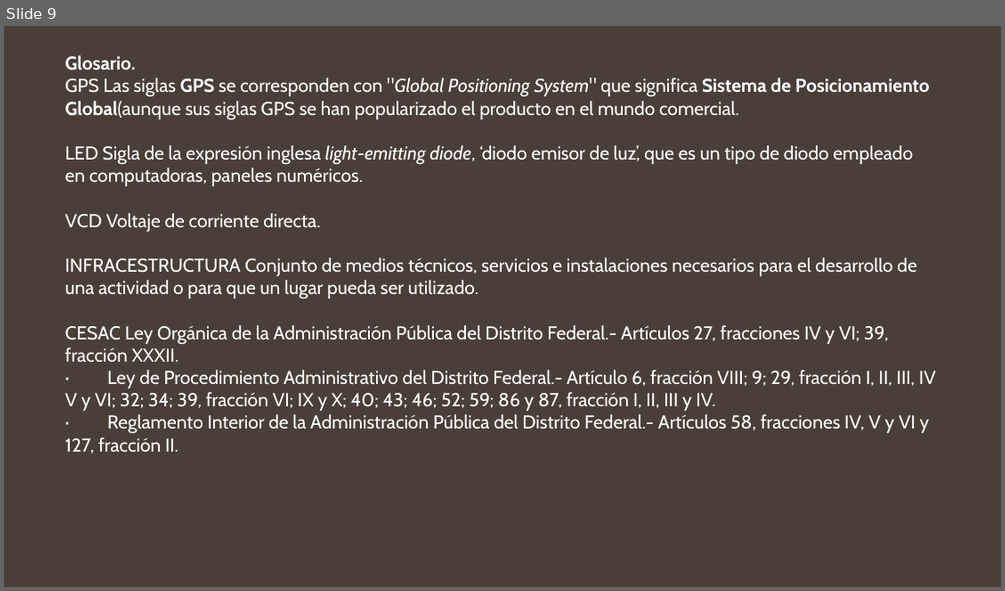
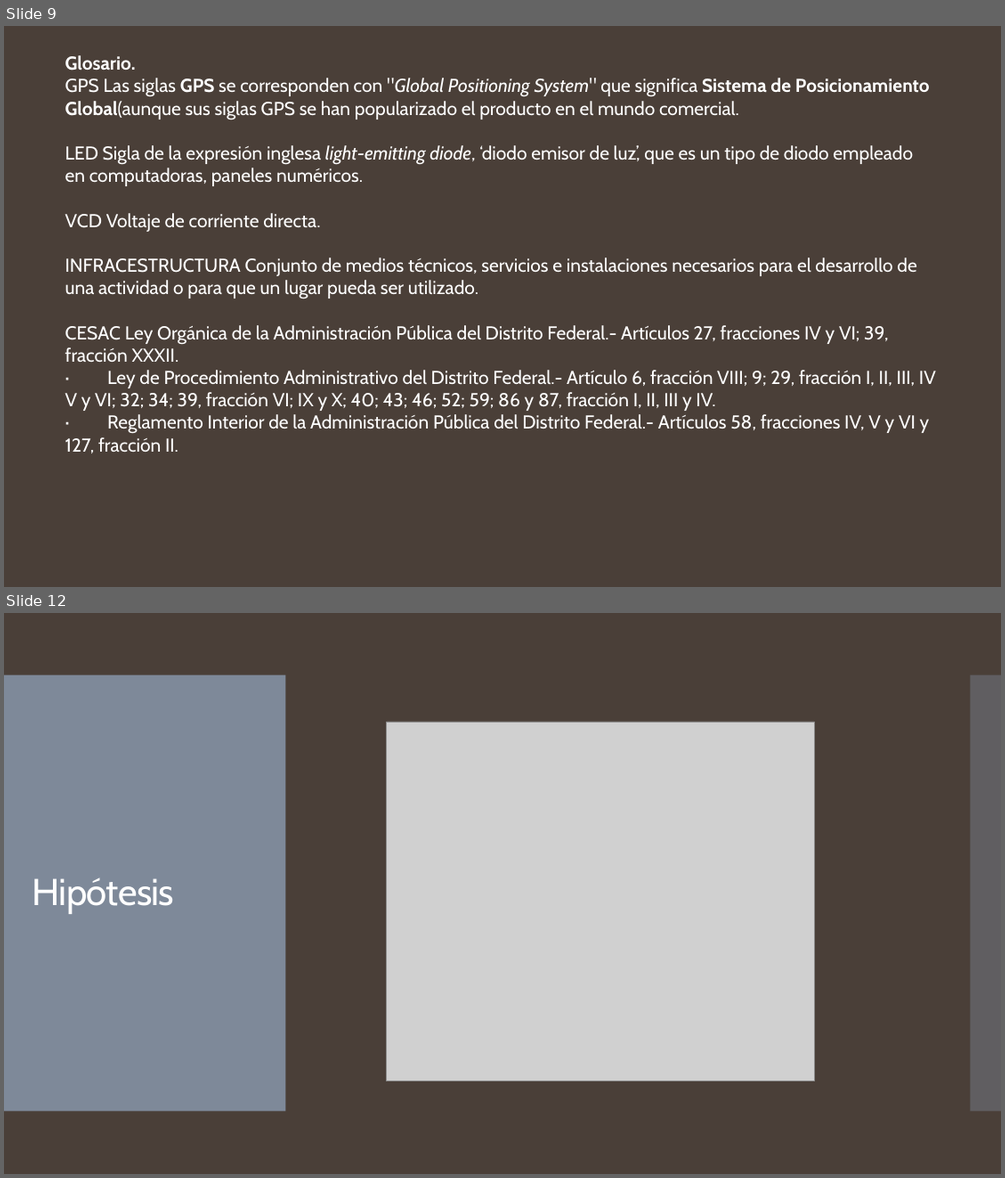
Before and after one commit to antroar/7sem-mat, a slide deck: taller de investigacion 2/SEMAFORO ACTUAL CON SOLUCION A SEMAFORO ECOLOGICO.pptx. Shown one above the other, each under a label of ours: slide 9 before the commit, slides 9 and 12 after it; the slides between them are not shown. The pictures are 1005x591 and 1005x1178 pixels, drawn with LibreOffice and Linux fonts; fonts in the diff are those of the drawing; grey boxes stand for pictures. Boxes give left, top, right and bottom in pixels: in the first picture for what was removed or moved away, otherwise in the second. Text is boxed around its words. In the diff, an @@ line names an element or a change of style, - is before the commit and + after.

```diff
--- a/taller de investigacion 2/SEMAFORO ACTUAL CON SOLUCION A SEMAFORO ECOLOGICO.pptx
+++ b/taller de investigacion 2/SEMAFORO ACTUAL CON SOLUCION A SEMAFORO ECOLOGICO.pptx
@@ slide 12 added at (4, 613, 1001, 1174), background #4A3F38 @@
@@ rectangle added at (4, 675, 286, 1111), fill #818E9F at 95% opacity @@
@@ rectangle added at (971, 675, 1001, 1111), fill #818E9F at 40% opacity @@
@@ picture added at (386, 722, 815, 1081) @@
@@ title added at (32, 878, 175, 914), 36 pt, text #FFFFFF @@
+Hipótesis
```
Also in this commit, not shown: 2 other slides added, 2 other files.
